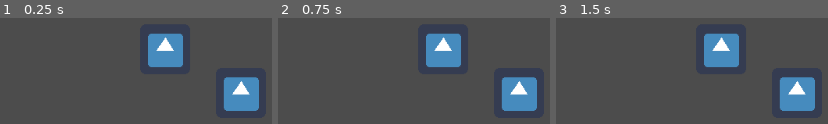
Above: before the commit, frames 1-3 (left to right).
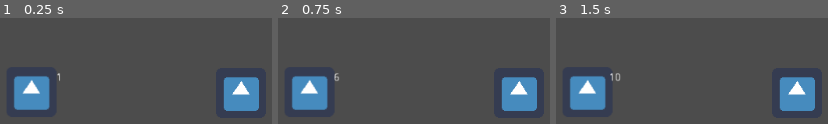
Above: after the commit, the same moments.

Repository: h19mili/Projekt_Fleorune.VM
Game: Godot game, scene res://Main.tscn
Same seed, same stepped clock (60 frames per second), same inputs: the game is played once before the commit and once after it. The engine's default icon, where the game draws it, is replaced by a stand-in: a white triangle on a blue panel in a dark square.
Inputs:
- Up to frame 1 (0.25 s): no input
- Up to frame 2 (0.75 s): tap Enter (ui_accept) at 0.5, 0.6 s
- Up to frame 3 (1.5 s): tap Enter (ui_accept) at 0.77, 1.07, 1.25, 1.35 s

The runs differ from the first frame. In frame 1, 8.3% of the frame differs, in the area x 5-68%, y 14-87%; in frame 2, 8.4%; in frame 3, 8.4%.

Commit message:
stuff_5

Diff:
--- a/Main.tscn
+++ b/Main.tscn
@@ -1,7 +1,8 @@
-[gd_scene load_steps=3 format=2]
+[gd_scene load_steps=4 format=2]
 
 [ext_resource path="res://TurnQ.gd" type="Script" id=1]
 [ext_resource path="res://Battler.tscn" type="PackedScene" id=2]
+[ext_resource path="res://Player karaktär/David.tscn" type="PackedScene" id=3]
 
 [node name="Main" type="Node2D"]
 position = Vector2( 526, 273 )
@@ -11,8 +12,8 @@
 
 [node name="Battler" parent="TurnQ" instance=ExtResource( 2 )]
 
-[node name="Battler2" parent="TurnQ" instance=ExtResource( 2 )]
-position = Vector2( -97, -56 )
+[node name="David" parent="TurnQ" instance=ExtResource( 3 )]
+position = Vector2( -268.303, -1.33484 )
 
 [node name="Position2D" type="Position2D" parent="."]
 position = Vector2( -162, 0 )
--- /dev/null
+++ b/Player karaktär/David.tscn
@@ -0,0 +1,35 @@
+[gd_scene load_steps=6 format=2]
+
+[ext_resource path="res://Battler.gd" type="Script" id=1]
+[ext_resource path="res://Job.gd" type="Script" id=2]
+[ext_resource path="res://Jobs/knight.tres" type="Resource" id=3]
+[ext_resource path="res://icon.png" type="Texture" id=4]
+[ext_resource path="res://Player karaktär/Exphandler.gd" type="Script" id=5]
+
+[node name="David" type="Node2D"]
+script = ExtResource( 1 )
+__meta__ = {
+"_edit_group_": true
+}
+
+[node name="Sprite" type="Sprite" parent="."]
+texture = ExtResource( 4 )
+
+[node name="Job" type="Node" parent="."]
+script = ExtResource( 2 )
+statblock = ExtResource( 3 )
+
+[node name="Exphandler" type="Node2D" parent="."]
+script = ExtResource( 5 )
+
+[node name="Level_number" type="Label" parent="Exphandler"]
+margin_left = 15.0
+margin_top = -25.0
+margin_right = 55.0
+margin_bottom = -11.0
+text = "1"
+align = 1
+valign = 1
+__meta__ = {
+"_edit_use_anchors_": false
+}
--- /dev/null
+++ b/Player karaktär/Exphandler.gd
@@ -0,0 +1,30 @@
+extends Node2D
+
+export (int) var level = 1
+
+var experience = 0
+var experience_total = 0
+var experience_required = get_required_experience(level + 1)
+var Text_lvl
+var LvPoints = 0
+
+func get_required_experience(level):
+	return round(pow(level, 2.0) + level * 4)
+
+func gain_experience(amount):
+	experience_total += amount
+	experience += amount
+	while experience >= experience_required:
+		experience -= experience_required
+		level_up()
+
+func level_up():
+	level += 1
+	Text_lvl=str(level)
+	experience_required = get_required_experience(level + 1)
+	get_node("Level_number").set_text(Text_lvl)
+
+func _process(delta):
+	if Input.is_action_just_pressed("ui_accept"):
+		gain_experience(100)
+	pass
